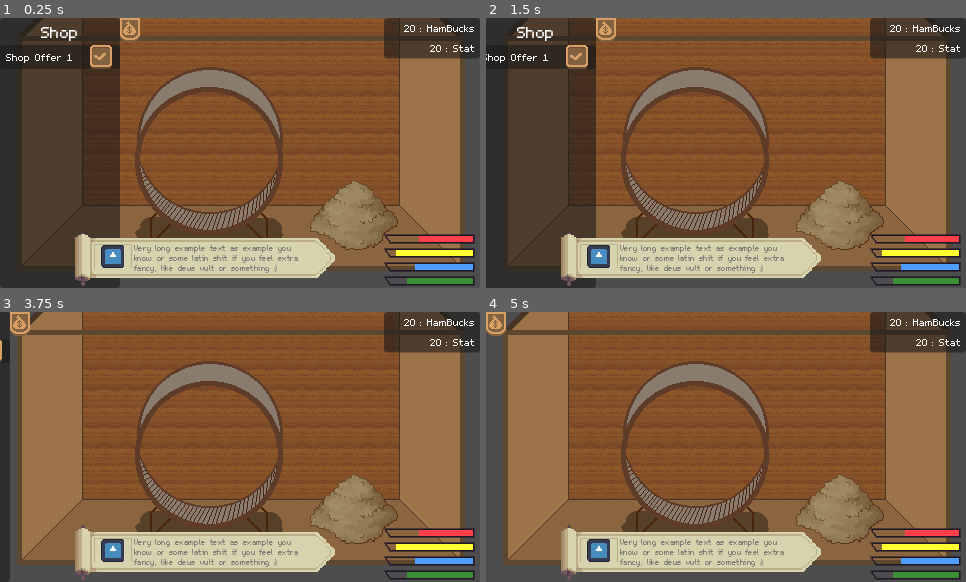
Above: before the commit, frames 1-4 (two rows, left to right).
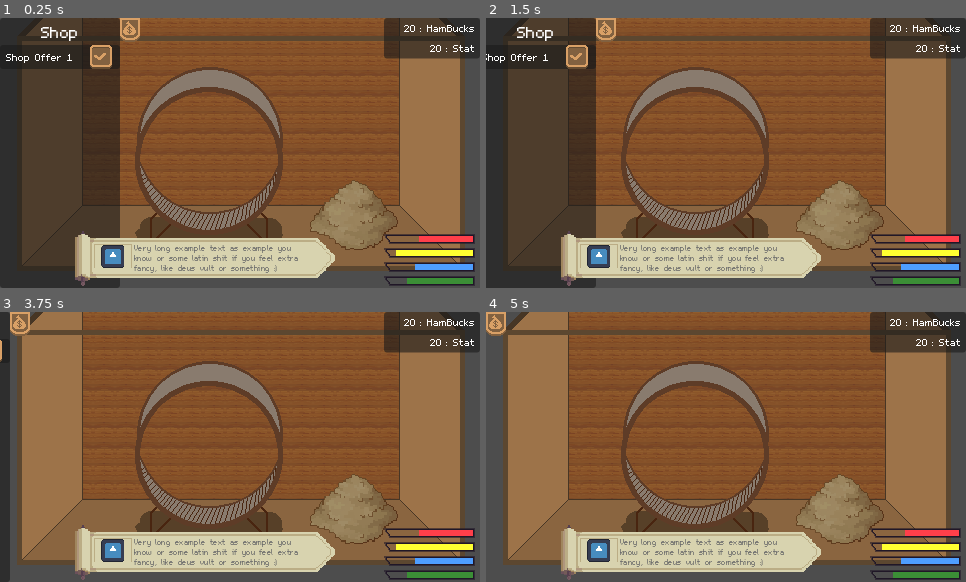
Above: after the commit, the same moments.

Repository: Nasjakii/very-serious-game-jam
Game: Godot game, scene res://main.tscn
Two runs of this game, one before a commit and one after it. Both use one fixed random seed, a clock stepped at 60 frames per second and the inputs below. The engine's default icon, where the game draws it, is replaced by a stand-in: a white triangle on a blue panel in a dark square.
Inputs (mouse positions are in pixels of both pictures, inside the frame that each line leads up to):
- Up to frame 1 (0.25 s): no input
- Up to frame 2 (1.5 s): click (620, 28) at 0.5 s; click (495, 28) at 1.25 s
- Up to frame 3 (3.75 s): click (100, 349) at 2 s; click (100, 349) at 2.75 s; click (134, 322) at 3.5 s
- Up to frame 4 (5 s): tap Enter at 4.25 s; tap Tab (OpenShop) at 4.52 s

The runs differ from the first frame. In frame 1, 0.7% of the frame differs, in the area x 29-58%, y 57-79%; in frame 2, 0.7%; in frame 3, 0.7%; in frame 4, 0.7%.

Commit message:
Wheel Animation

Diff:
--- a/main.tscn
+++ b/main.tscn
@@ -16,6 +16,35 @@
 [ext_resource type="Texture2D" uid="uid://ccpyjscm1w25e" path="res://Assets/dialog_banner.png" id="14_w48qg"]
 [ext_resource type="Texture2D" uid="uid://snxbbmisfd3a" path="res://Assets/icon.svg" id="15_vivmo"]
 
+[sub_resource type="AtlasTexture" id="AtlasTexture_vivmo"]
+atlas = ExtResource("3_h2yge")
+region = Rect2(0, 0, 148, 180)
+
+[sub_resource type="AtlasTexture" id="AtlasTexture_2cqfq"]
+atlas = ExtResource("3_h2yge")
+region = Rect2(148, 0, 148, 180)
+
+[sub_resource type="AtlasTexture" id="AtlasTexture_yaehf"]
+atlas = ExtResource("3_h2yge")
+region = Rect2(296, 0, 148, 180)
+
+[sub_resource type="SpriteFrames" id="SpriteFrames_074og"]
+animations = [{
+"frames": [{
+"duration": 1.0,
+"texture": SubResource("AtlasTexture_vivmo")
+}, {
+"duration": 1.0,
+"texture": SubResource("AtlasTexture_2cqfq")
+}, {
+"duration": 1.0,
+"texture": SubResource("AtlasTexture_yaehf")
+}],
+"loop": true,
+"name": &"default",
+"speed": 15.0
+}]
+
 [node name="Main" type="Node2D" unique_id=1585207466]
 
 [node name="Box" type="Node2D" parent="." unique_id=114894614]
@@ -36,8 +65,9 @@
 position = Vector2(0, 82)
 texture = ExtResource("4_1bvp3")
 
-[node name="WheelSprite2D" type="Sprite2D" parent="Interior/Wheel" unique_id=565735496]
-texture = ExtResource("3_h2yge")
+[node name="WheelSprite2D" type="AnimatedSprite2D" parent="Interior/Wheel" unique_id=1205432542]
+sprite_frames = SubResource("SpriteFrames_074og")
+frame_progress = 0.9658752
 
 [node name="Hay" type="Node2D" parent="Interior" unique_id=1948476970]
 position = Vector2(354, 198)
Binary file changed: Assets/wheel.aseprite
Binary file changed: Assets/wheel.png
